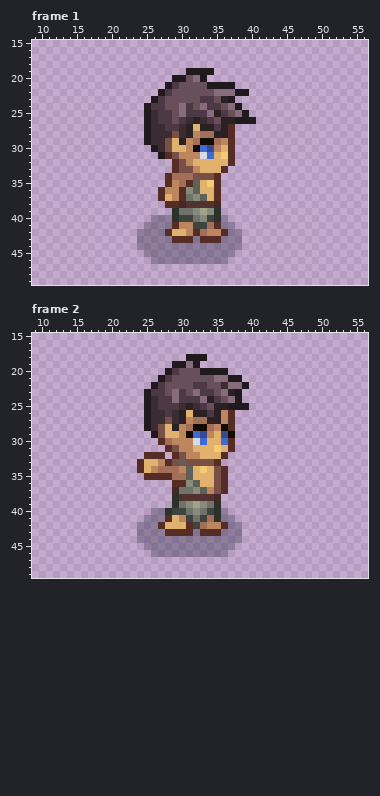
One commit to this pixel-art file: Assets/Imported/Swordsmen/asperite_no_sword/Swordsman_lvl1_Attack/Swordsman_lvl1_attack_side_right.aseprite. Above is the file before it was changed.
64x64 pixels, 8 frames. Colours within 5 levels of each other are drawn and written as one. Shown: frame 1: x 9..56, y 15..49; frame 2: x 9..56, y 15..49. The commit also changed other frames, which this record leaves out.
The same view after the edit:
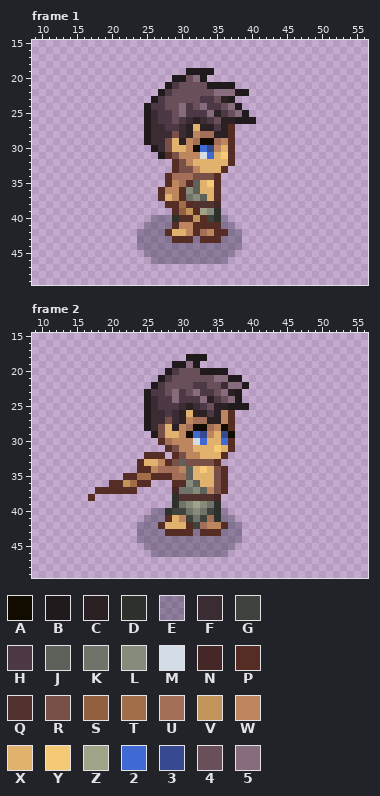
Palette (. is transparent): A #110b00  B #211a1c  C #2b2023  D #2d312b  E #28293f59  F #3b2c33  G #3f433d  H #4d3945  J #5e615a  K #6f736a  L #868b7c  M #d2dde8  N #462727  P #552d24  Q #51322e  R #795048  S #936141  T #a26e49  U #a46f59  V #c29459  W #be865f  X #e1b26e  Y #f6ca74  Z #a0a387  2 #3f6ad4  3 #374a8f  4 #684f5a  5 #876c7d
Difference:
layer "sword" now shown
Frame 1, layer "sword":
y 38: x 30..31 NQ -> TP
y 39: x 29..32 DKKL -> PSVP
y 40: x 30..33 GGKL -> PPVP
y 41: x 32..34 GGU -> PPP
y 42: x 35 W -> P
Frame 2, layer "sword":
y 34: x 25 X -> P
y 35: x 22..25 ...P -> PPTT
y 36: x 20..25 ...... -> PPVTPP
y 37: x 18..23 ...... -> PPPPPP
y 38: x 17 . -> P
Boxes around the changes in both pictures, in picture pixels (x1, y1, x2, y2):
changed: (172, 201, 221, 236)
changed: (88, 466, 151, 501)
